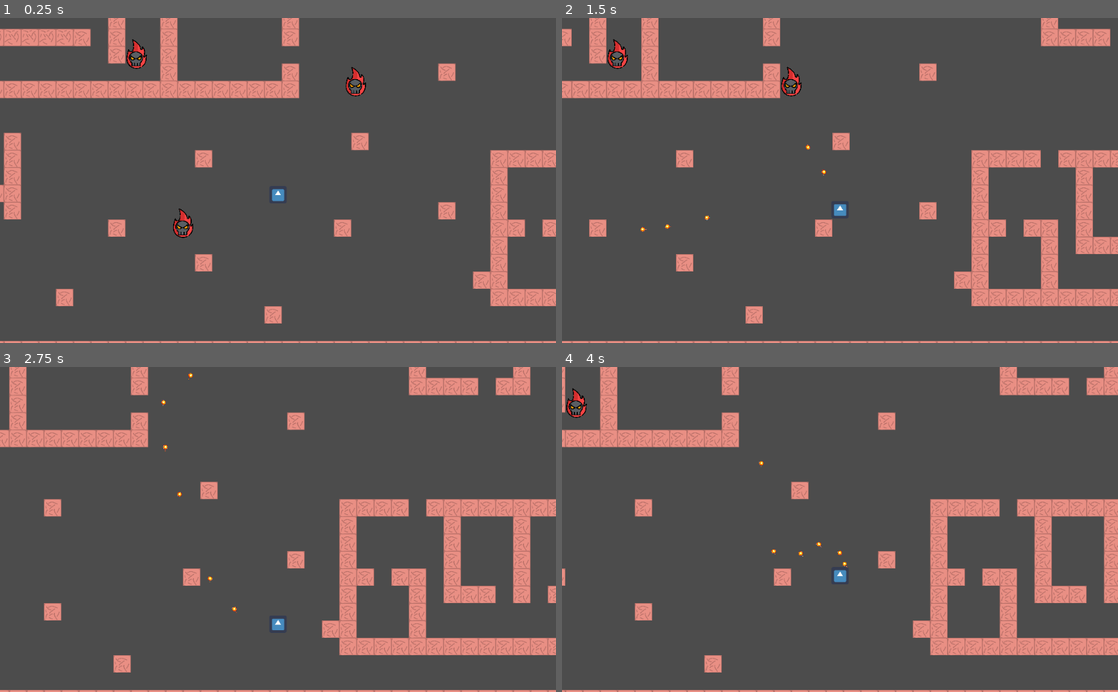
Above: before the commit, frames 1-4 (two rows, left to right).
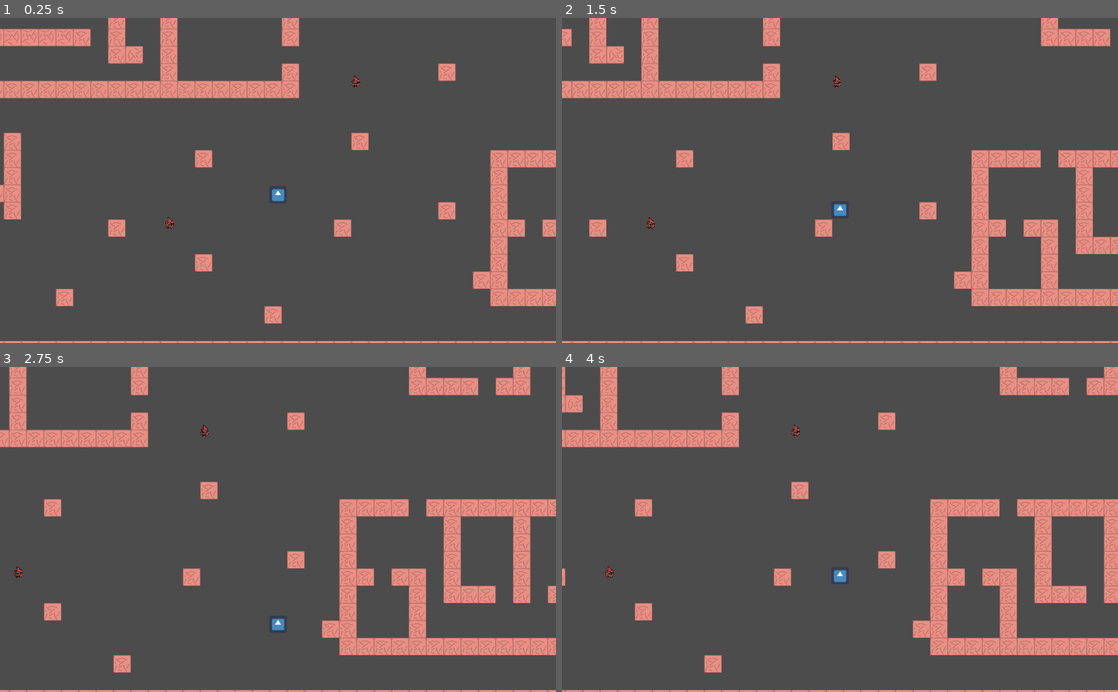
Above: after the commit, the same moments.

Repository: felipe-canales/LVAGames
Game: Godot game, scene res://level_test.tscn
Same seed, same stepped clock (60 frames per second), same inputs: the game is played once before the commit and once after it. The engine's default icon, where the game draws it, is replaced by a stand-in: a white triangle on a blue panel in a dark square.
Inputs:
- Up to frame 1 (0.25 s): no input
- Up to frame 2 (1.5 s): hold D (player_right) 0.53-1.28 s; hold S (player_down) from 1.28 s (still down)
- Up to frame 3 (2.75 s): release S (player_down) at 2.03 s; hold D (player_right) from 2.03 s (still down)
- Up to frame 4 (4 s): release D (player_right) at 2.78 s; hold W (player_up) 2.78-3.53 s; hold A (player_left) from 3.53 s (still down)

The runs differ from the first frame. In frame 1, 0.6% of the frame differs, in the area x 22-66%, y 6-68%; in frame 2, 0.5%; in frame 3, 0.1%; in frame 4, 0.4%.

Commit message:
Enemigo se mueve en dos direcciones, persigue con logica

Diff:
--- a/level_test.tscn
+++ b/level_test.tscn
@@ -31,7 +31,7 @@
 cell_quadrant_size = 80
 cell_custom_transform = Transform2D( 32, 0, 0, 32, 0, 0 )
 format = 1
-tile_data = PoolIntArray( -1, -1610612736, 0, -65536, -16106 …(2904 unchanged characters)… 612736, 0, 458763, -1610612736, 0, 458766, -1610612736, 0, 458802, -1610612736,  …(4585 unchanged characters)…
+tile_data = PoolIntArray( -1, -1610612736, 0, -65536, -16106 …(2904 unchanged characters)… 612736, 0, 458763, -1610612736, 0, 458764, 0, 0, 458766, -1610612736, 0, 458802, -1610612736,  …(4585 unchanged characters)…
 __meta__ = {
 "_edit_group_": true
 }
@@ -42,7 +42,7 @@
 position = Vector2( 807.802, 289.457 )
 
 [node name="Enemy" parent="Enemy_Group" instance=ExtResource( 2 )]
-position = Vector2( 402.126, 238.515 )
+position = Vector2( 416.406, 119.514 )
 
 [node name="Enemy3" parent="Enemy_Group" instance=ExtResource( 2 )]
 position = Vector2( 464.896, 550.576 )
--- a/nodos/Enemy.gd
+++ b/nodos/Enemy.gd
@@ -6,15 +6,16 @@
 var destruction_started = true
 
 # Velocidad a la que se acerca el enemigo
-var velocidad = 100
+var velocidad = 1000
 # Distancia entre el enemigo y el player
-var distancia = 250
+var distancia = 200
 
 # Por definir segun la agrupacion de nodos
 onready var player = get_parent().get_parent().get_node("Player")
 
 
-var movcont = 0
+var movcont_x = 0
+var movcont_y = 0
 
 func _ready():
 	pass # Replace with function body.
@@ -27,8 +28,14 @@
 		scale_down = true
 
 	var dist = player.global_position.distance_to(global_position)
-	var dir = player.global_position.x - global_position.x
+	var dir_x = player.global_position.x - global_position.x
+	var dir_y = player.global_position.y - global_position.y
+
 	if dist<distancia:
-		if movcont == 0:
-			movcont = dir
-	move_and_collide(Vector2(movcont, 0).normalized() * velocidad * delta)
+		movcont_x = dir_x
+		movcont_y = dir_y
+	else:
+		movcont_x = 0
+		movcont_y = 0
+
+	move_and_slide(Vector2(movcont_x, movcont_y).normalized() * velocidad * delta)
--- a/nodos/Enemy.tscn
+++ b/nodos/Enemy.tscn
@@ -10,10 +10,14 @@
 [sub_resource type="RectangleShape2D" id=2]
 extents = Vector2( 60, 74 )
 
+[sub_resource type="CapsuleShape2D" id=3]
+radius = 95.0
+
 [node name="Enemy" type="KinematicBody2D" groups=[
 "Enemy",
 ]]
-scale = Vector2( 0.5, 0.5 )
+position = Vector2( 0, 7 )
+scale = Vector2( 0.2, 0.2 )
 collision_mask = 0
 script = ExtResource( 2 )
 __meta__ = {
@@ -28,7 +32,12 @@
 [node name="CollisionShape2D" type="CollisionShape2D" parent="."]
 shape = SubResource( 1 )
 
-[node name="Area2D" type="Area2D" parent="."]
+[node name="Deteccion" type="Area2D" parent="."]
 
-[node name="CollisionShape2D" type="CollisionShape2D" parent="Area2D"]
+[node name="CollisionShape2D" type="CollisionShape2D" parent="Deteccion"]
 shape = SubResource( 2 )
+
+[node name="Daño" type="Area2D" parent="."]
+
+[node name="CollisionShape2D" type="CollisionShape2D" parent="Daño"]
+shape = SubResource( 3 )
--- a/nodos/Gun.gd
+++ b/nodos/Gun.gd
@@ -11,7 +11,7 @@
 var movimiento = 2
 
 var bullet_fire = true
-var bullet_cooldown = 0.25
+var bullet_cooldown = 250
 var bullet_cooldown_counter = 0
 var distancia1 = 999999999999
 
Not shown: 1 places in nodos/Enemy.tscn that only renumber resources
